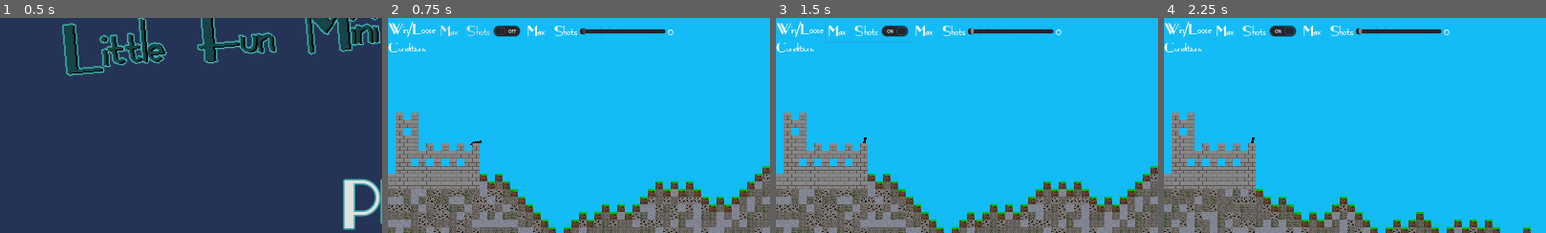
Above: before the commit, frames 1-4 (left to right).
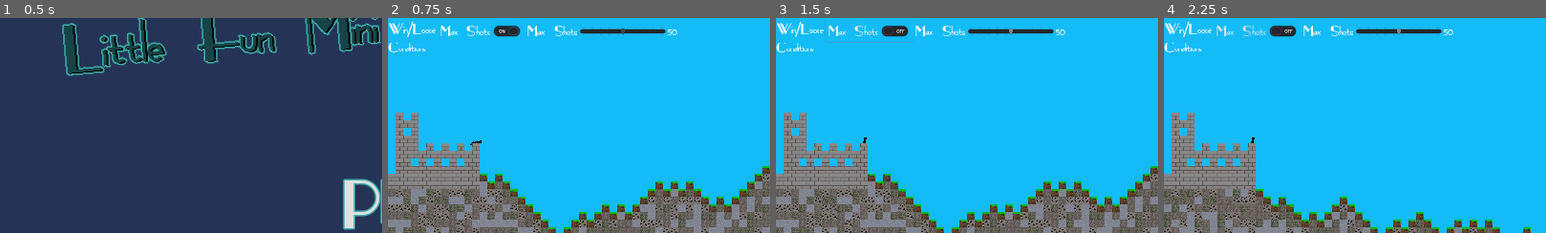
Above: after the commit, the same moments.

Repository: Coding-4Fun/Just4Fun_Mini_Shootergame
Game: Godot game, scene res://UI/MainMenuUI.tscn
Two runs of this game, one before a commit and one after it. Both use one fixed random seed, a clock stepped at 60 frames per second and the inputs below.
Inputs:
- Up to frame 1 (0.5 s): no input
- Up to frame 2 (0.75 s): click "Play" at 0.5 s
- Up to frame 3 (1.5 s): click "Max Shots" at 1.25 s
- Up to frame 4 (2.25 s): click "Restart" at 2 s
The pictures show only the part of the screen within x 0-50%, y 14-64%; the shares and areas given below are measured in that part.

Frame 1 is identical in both runs. In frame 2, 0.3% of the frame differs, in the area x 14-76%, y 3-9%; in frame 3, 0.3%; in frame 4, 0.3%.

Commit message:
Add: Laden der Werte für Conditions aus der Config

Diff:
--- a/UI/Settings/MaxShotSlider.gd
+++ b/UI/Settings/MaxShotSlider.gd
@@ -2,17 +2,27 @@
 
 onready var MaxShotLabel = $"labelMaxShots"
 onready var MaxShotSlider = $"MaxShotSlider"
+onready var MaxShotSwitchr = $"cButtSwitchMaxShots"
 
 func _ready():
 	MaxShotLabel.text = str(MaxShotSlider.value)
+	MaxShotSwitchr.pressed = Config.config_data["Game"]["Condition"]["MaxShotsEnabled"]
+	MaxShotSlider.value = Config.config_data["Game"]["Condition"]["MaxShotsValue"]
 	pass
 
 
 func _on_MaxShotSlider_value_changed(value):
 	MaxShotLabel.text = str(value)
+	Config.config_data["Game"]["Condition"]["MaxShotsValue"] = value
 	pass # Replace with function body.
 
 
 func _on_cButtSwitchMaxShots_pressed():
 	$MaxShotSlider.editable = !$MaxShotSlider.editable
+
 	pass # Replace with function body.
+
+
+func _on_cButtSwitchMaxShots_toggled(button_pressed):
+	Config.config_data["Game"]["Condition"]["MaxShotsEnabled"] = button_pressed
+	pass # Replace with function body.
